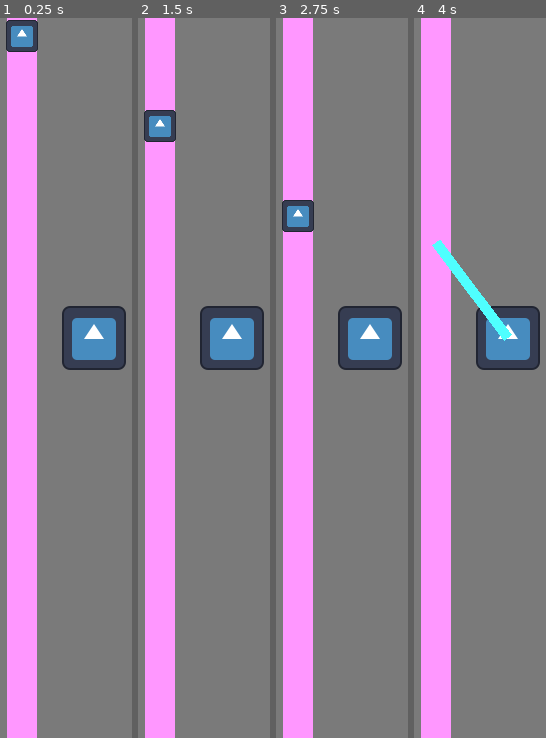
Above: before the commit, frames 1-4 (left to right).
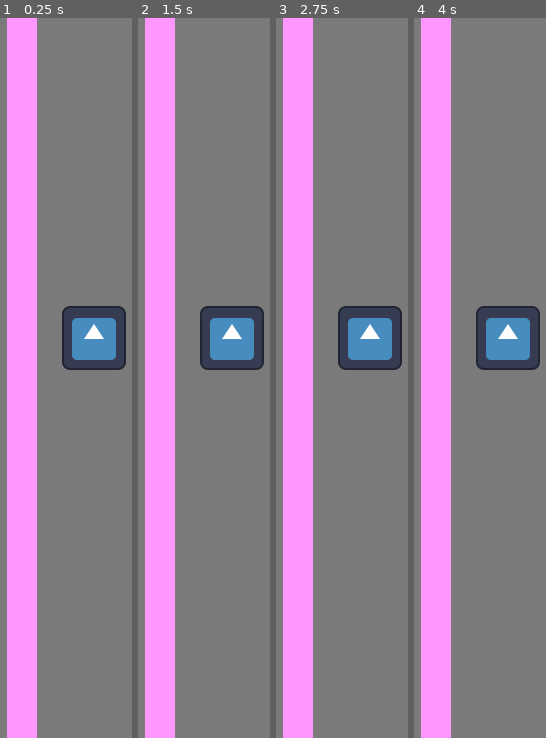
Above: after the commit, the same moments.

Repository: wbryceangell/godot_tower_defense
Game: Godot game, scene res://main.tscn
Two runs of this game, one before a commit and one after it. Both use one fixed random seed, a clock stepped at 60 frames per second and the inputs below. The engine's default icon, where the game draws it, is replaced by a stand-in: a white triangle on a blue panel in a dark square.
Inputs:
- Up to frame 1 (0.25 s): no input
- Up to frame 2 (1.5 s): no input
- Up to frame 3 (2.75 s): no input
- Up to frame 4 (4 s): tap Enter at 3.5 s

The runs differ from the first frame. In frame 1, 1.1% of the frame differs, in the area x 4-29%, y 0-5%; in frame 2, 1.1%; in frame 3, 1.1%; in frame 4, 1.3%, in the area x 13-75%, y 30-45%.

Commit message:
refactor level so that logic is encapsulated

Diff:
--- a/levels/level.gd
+++ b/levels/level.gd
@@ -1,9 +1,19 @@
 extends Node
 
+@export var mob_scene: PackedScene
+
+
 func _ready():
-	pass
+	$MobTimer.start(5)
 
 # Called every frame. 'delta' is the elapsed time since the previous frame.
 func _process(delta):
 	$Path2D/PathFollow2D.progress_ratio += delta / 10
-	$Mob.position = $Path2D/PathFollow2D.position
+
+
+func _on_mob_timer_timeout():
+	var mob: Mob = mob_scene.instantiate()
+
+	add_child(mob)
+
+	mob.set_path_to_follow($Path2D/PathFollow2D)
--- a/levels/level.tscn
+++ b/levels/level.tscn
@@ -1,8 +1,9 @@
-[gd_scene load_steps=5 format=3 uid="uid://csgey8qxilf2d"]
+[gd_scene load_steps=6 format=3 uid="uid://csgey8qxilf2d"]
 
 [ext_resource type="Script" path="res://levels/level.gd" id="1_hk03b"]
 [ext_resource type="PackedScene" uid="uid://cvo1ytq8u3gde" path="res://levels/path_line/path_line.tscn" id="2_0rrd0"]
 [ext_resource type="PackedScene" uid="uid://bq15cl8f0w6qp" path="res://mobs/mob.tscn" id="3_pebnd"]
+[ext_resource type="PackedScene" uid="uid://c0awfffr5s53o" path="res://towers/tower.tscn" id="4_5xwnm"]
 
 [sub_resource type="Curve2D" id="Curve2D_u0qta"]
 _data = {
@@ -12,6 +13,7 @@
 
 [node name="Level" type="Node"]
 script = ExtResource("1_hk03b")
+mob_scene = ExtResource("3_pebnd")
 
 [node name="ColorRect" type="ColorRect" parent="."]
 anchors_preset = 15
@@ -31,4 +33,9 @@
 [node name="PathLine" parent="." node_paths=PackedStringArray("path") instance=ExtResource("2_0rrd0")]
 path = NodePath("../Path2D")
 
-[node name="Mob" parent="." instance=ExtResource("3_pebnd")]
+[node name="Tower" parent="." instance=ExtResource("4_5xwnm")]
+position = Vector2(312, 320)
+
+[node name="MobTimer" type="Timer" parent="."]
+
+[connection signal="timeout" from="MobTimer" to="." method="_on_mob_timer_timeout"]
--- a/levels/path_line/path_line.gd
+++ b/levels/path_line/path_line.gd
@@ -1,7 +1,7 @@
-extends Node
+extends Line2D
 
 @export var path : Path2D
 
 func _ready():
 	for point in path.curve.get_baked_points():
-		$Line2D.add_point(point)
+		add_point(point)
--- a/levels/path_line/path_line.tscn
+++ b/levels/path_line/path_line.tscn
@@ -2,9 +2,7 @@
 
 [ext_resource type="Script" path="res://levels/path_line/path_line.gd" id="1_2twvr"]
 
-[node name="PathLine" type="Node"]
-script = ExtResource("1_2twvr")
-
-[node name="Line2D" type="Line2D" parent="."]
+[node name="Line2D" type="Line2D"]
 width = 30.0
 default_color = Color(1, 0.592157, 1, 1)
+script = ExtResource("1_2twvr")
--- a/main.gd
+++ /dev/null
@@ -1,5 +0,0 @@
-extends Node
-
-func _on_tower_zapping(mob: Node2D):
-	$Zap.zap_something(mob.position, $Tower.position)
-	mob.hide()
--- a/main.tscn
+++ b/main.tscn
@@ -1,18 +1,7 @@
-[gd_scene load_steps=5 format=3 uid="uid://dbeuvyju476va"]
+[gd_scene load_steps=2 format=3 uid="uid://dbeuvyju476va"]
 
 [ext_resource type="PackedScene" uid="uid://csgey8qxilf2d" path="res://levels/level.tscn" id="1_5dao7"]
-[ext_resource type="Script" path="res://main.gd" id="1_wlbae"]
-[ext_resource type="PackedScene" uid="uid://c0awfffr5s53o" path="res://towers/tower.tscn" id="2_rptq1"]
-[ext_resource type="PackedScene" uid="uid://cg2p7fa0bi5i0" path="res://projectiles/zap.tscn" id="4_ee5gs"]
 
 [node name="Main" type="Node"]
-script = ExtResource("1_wlbae")
 
 [node name="Level" parent="." instance=ExtResource("1_5dao7")]
-
-[node name="Tower" parent="." instance=ExtResource("2_rptq1")]
-position = Vector2(312, 320)
-
-[node name="Zap" parent="." instance=ExtResource("4_ee5gs")]
-
-[connection signal="zapping" from="Tower" to="." method="_on_tower_zapping"]
--- /dev/null
+++ b/mobs/mob.gd
@@ -0,0 +1,13 @@
+class_name Mob extends CharacterBody2D
+
+var path_to_follow: PathFollow2D
+
+func damage():
+	queue_free()
+
+func set_path_to_follow(path: PathFollow2D):
+	if (!path_to_follow):
+		path_to_follow = path
+
+func _process(_delta):
+	global_position = path_to_follow.global_position
--- a/mobs/mob.tscn
+++ b/mobs/mob.tscn
@@ -1,11 +1,13 @@
-[gd_scene load_steps=3 format=3 uid="uid://bq15cl8f0w6qp"]
+[gd_scene load_steps=4 format=3 uid="uid://bq15cl8f0w6qp"]
 
 [ext_resource type="Texture2D" uid="uid://d2nh4gp0c03oi" path="res://icon.svg" id="1_4ebow"]
+[ext_resource type="Script" path="res://mobs/mob.gd" id="1_4hmem"]
 
 [sub_resource type="RectangleShape2D" id="RectangleShape2D_w42fb"]
 size = Vector2(32, 32)
 
 [node name="CharacterBody2D" type="CharacterBody2D"]
+script = ExtResource("1_4hmem")
 
 [node name="Sprite2D" type="Sprite2D" parent="."]
 scale = Vector2(0.25, 0.25)
--- /dev/null
+++ b/projectiles/ball/ball.gd
@@ -0,0 +1,18 @@
+class_name Ball extends Area2D
+
+var target: Mob
+
+func set_target(mob: Mob):
+	if (target):
+		return
+	target = mob
+
+func _process(_delta):
+	if (target):
+		global_position = global_position.move_toward(target.global_position, 5)
+
+
+func _on_body_entered(mob):
+	if (mob == target):
+		queue_free()
+		target.damage()
--- /dev/null
+++ b/projectiles/ball/ball.tscn
@@ -0,0 +1,19 @@
+[gd_scene load_steps=4 format=3 uid="uid://cfjbmwa7mb4sc"]
+
+[ext_resource type="Script" path="res://projectiles/ball/ball.gd" id="1_amaop"]
+[ext_resource type="Texture2D" uid="uid://d2nh4gp0c03oi" path="res://icon.svg" id="2_liro6"]
+
+[sub_resource type="CircleShape2D" id="CircleShape2D_6jyee"]
+radius = 8.0
+
+[node name="Ball" type="Area2D"]
+script = ExtResource("1_amaop")
+
+[node name="Sprite2D" type="Sprite2D" parent="."]
+scale = Vector2(0.1, 0.1)
+texture = ExtResource("2_liro6")
+
+[node name="CollisionShape2D" type="CollisionShape2D" parent="."]
+shape = SubResource("CircleShape2D_6jyee")
+
+[connection signal="body_entered" from="." to="." method="_on_body_entered"]
--- a/projectiles/zap.gd
+++ /dev/null
@@ -1,11 +0,0 @@
-extends Line2D
-
-@export var zap_time_secs: float = 1
-
-func zap_something(point1: Vector2, point2: Vector2):
-	$Timer.start(zap_time_secs)
-	add_point(point1)
-	add_point(point2)
-
-func _on_timer_timeout():
-	clear_points()
--- a/projectiles/zap.tscn
+++ /dev/null
@@ -1,12 +0,0 @@
-[gd_scene load_steps=2 format=3 uid="uid://cg2p7fa0bi5i0"]
-
-[ext_resource type="Script" path="res://projectiles/zap.gd" id="1_w7v2h"]
-
-[node name="Line2D" type="Line2D"]
-default_color = Color(0.309804, 1, 1, 1)
-script = ExtResource("1_w7v2h")
-
-[node name="Timer" type="Timer" parent="."]
-one_shot = true
-
-[connection signal="timeout" from="Timer" to="." method="_on_timer_timeout"]
--- a/towers/tower.gd
+++ b/towers/tower.gd
@@ -1,6 +1,11 @@
-extends Node
+extends Area2D
 
-signal zapping
+@export var ball_scene: PackedScene
 
-func _on_body_entered(body: Node2D):
-	zapping.emit(body)
+
+func _on_body_entered(mob: Mob):
+	var ball: Ball = ball_scene.instantiate()
+
+	call_deferred("add_child", ball)
+
+	ball.set_target(mob)
--- a/towers/tower.tscn
+++ b/towers/tower.tscn
@@ -1,13 +1,15 @@
-[gd_scene load_steps=4 format=3 uid="uid://c0awfffr5s53o"]
+[gd_scene load_steps=5 format=3 uid="uid://c0awfffr5s53o"]
 
 [ext_resource type="Texture2D" uid="uid://d2nh4gp0c03oi" path="res://icon.svg" id="1_830i2"]
-[ext_resource type="Script" path="res://towers/tower.gd" id="1_tn2v2"]
+[ext_resource type="Script" path="res://towers/tower.gd" id="1_dssop"]
+[ext_resource type="PackedScene" uid="uid://cfjbmwa7mb4sc" path="res://projectiles/ball/ball.tscn" id="2_qco3m"]
 
 [sub_resource type="CircleShape2D" id="CircleShape2D_ilouc"]
 radius = 100.0
 
 [node name="Tower" type="Area2D"]
-script = ExtResource("1_tn2v2")
+script = ExtResource("1_dssop")
+ball_scene = ExtResource("2_qco3m")
 
 [node name="Sprite2D" type="Sprite2D" parent="."]
 scale = Vector2(0.5, 0.5)
